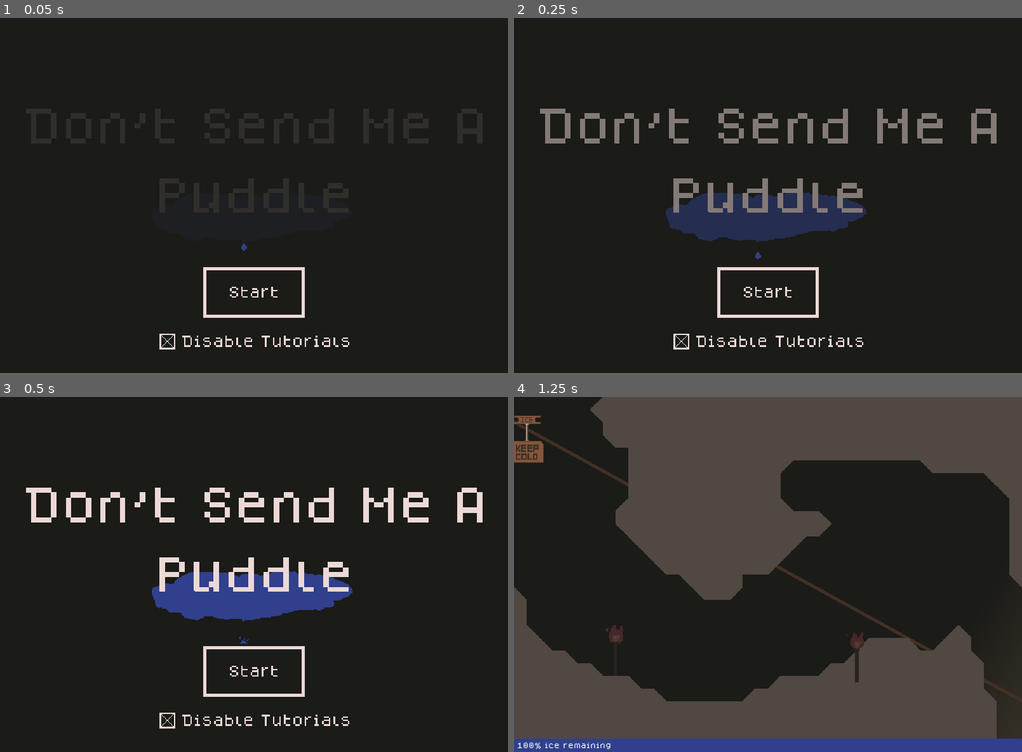
Above: before the commit, frames 1-4 (two rows, left to right).
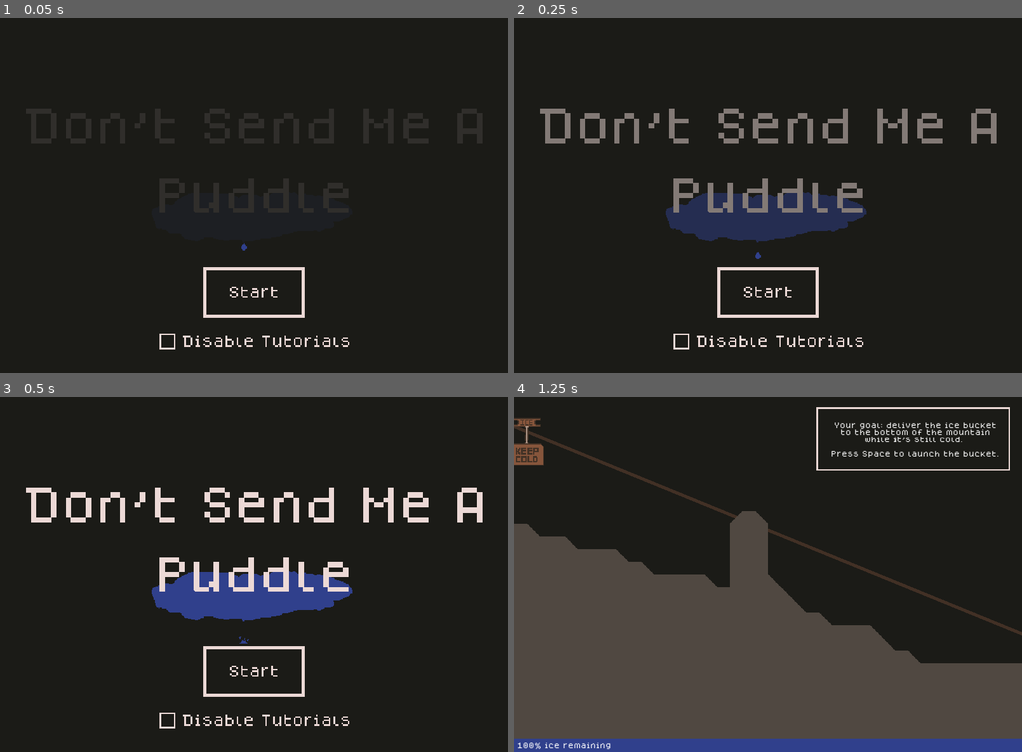
Above: after the commit, the same moments.

Repository: nolenroyalty/ldjam53
Game: Godot game, scene res://UI/TitleScreen.tscn
Same seed, same stepped clock (60 frames per second), same inputs: the game is played once before the commit and once after it.
Inputs (mouse positions are in pixels of both pictures, inside the frame that each line leads up to):
- Up to frame 1 (0.05 s): no input
- Up to frame 2 (0.25 s): no input
- Up to frame 3 (0.5 s): no input
- Up to frame 4 (1.25 s): click (768, 670) at 0.5 s

The runs differ from the first frame. In frame 1, less than 0.1% of the frame differs, in the area x 31-64%, y 89-93%; in frame 2, less than 0.1%; in frame 3, less than 0.1%; in frame 4, 48%, in the area x 0-100%, y 0-97%.

Commit message:
the game is done???

Diff:
--- a/LevelRunner.gd
+++ b/LevelRunner.gd
@@ -13,7 +13,7 @@
 			   preload("res://Levels/LevelCaveFireJump.tscn"),
 			   preload("res://Levels/LevelIntoHole.tscn"),
 			   preload("res://Levels/LevelMomentum.tscn") ]
-var level_index = 6
+var level_index = 0
 var current_level = null
 var level_completed = false
 
@@ -37,7 +37,7 @@
 		tutorials.call_deferred("queue_free")
 		# We can actually complete the level
 		State.reset_start_time()
-		handle_completed_level(false)
+		handle_completed_level(true)
 	else:
 		# Jesus this code is bad
 		var can_launch = current_level.can_launch
@@ -125,6 +125,8 @@
 func _ready() -> void:
 	VisualServer.set_default_clear_color(Color("1b1b17"))
 	transition_anim.play("fade_in_from_black")
+	if State.disable_tutorials: level_index = 1
+
 	load_level(level_index)
 	State.should_tick = true
 	State.reset_start_time()
--- a/Levels/LevelMomentum.tscn
+++ b/Levels/LevelMomentum.tscn
@@ -50,11 +50,10 @@
 
 [node name="Torch" parent="." instance=ExtResource( 5 )]
 position = Vector2( 128, 320 )
-frame = 1
 
 [node name="Torch2" parent="." instance=ExtResource( 5 )]
 position = Vector2( 432, 328 )
-frame = 0
+frame = 1
 
 [node name="End" type="Sprite" parent="."]
 position = Vector2( 656, 288 )
--- a/State.gd
+++ b/State.gd
@@ -12,7 +12,7 @@
 var start_time = null
 var should_tick = false
 var towers_used = 0 setget set_towers_used
-var disable_tutorials = true
+var disable_tutorials = false
 
 func set_ice_remaining(value):
 	var was_already_zero = ice_remaining == 0
--- a/UI/Tutorials.gd
+++ b/UI/Tutorials.gd
@@ -19,15 +19,15 @@
 		update_text = false
 		match state:
 			S.LAUNCH:
-				label.text = "Your goal: get the ice bucket to the bottom of the mountain while it's still cold.\n\nPress Space to launch the bucket."
+				label.text = "Your goal: deliver the ice bucket to the bottom of the mountain while it's still cold.\n\nPress Space to launch the bucket."
 			S.RESTART:
 				label.text = "Obstacles will stop the bucket.\n\nPress Space to move the bucket back to the start of the level."
 			S.BUILD_TOWER:
-				label.text = "Build towers by clicking over flat ground before launching.\n\nTowers will change the path of the bucket."
+				label.text = "You can build towers to change the path of the bucket.\n\nClick over flat ground to build a tower."
 			S.CHANGE_TOWER:
-				label.text = "Click above or below a tower to change its height."
+				label.text = "Click above or below a tower to change its height.\n\n(Change your tower's height to continue)"
 			S.DELETE_TOWER:
-				label.text = "Right click to delete a tower."
+				label.text = "Right click to delete a tower.\n\n(Delete a tower to continue)"
 			S.FINISH:
 				pass
 				# label.text = "Get the bucket to the bottom right of the screen to complete the level."
@@ -55,5 +55,5 @@
 
 	if deleted_tower and state == S.DELETE_TOWER:
 		yield(get_tree().create_timer(1.0), "timeout")
-		label.text = "Nice job! Now get the ice to the bottom right of the screen.\n\nGood luck!"
+		label.text = "Nice job! Now build towers, launch the ice bucket, and get the bucket to the bottom right of the screen.\n\nGood luck!"
 		state = S.FINISH
